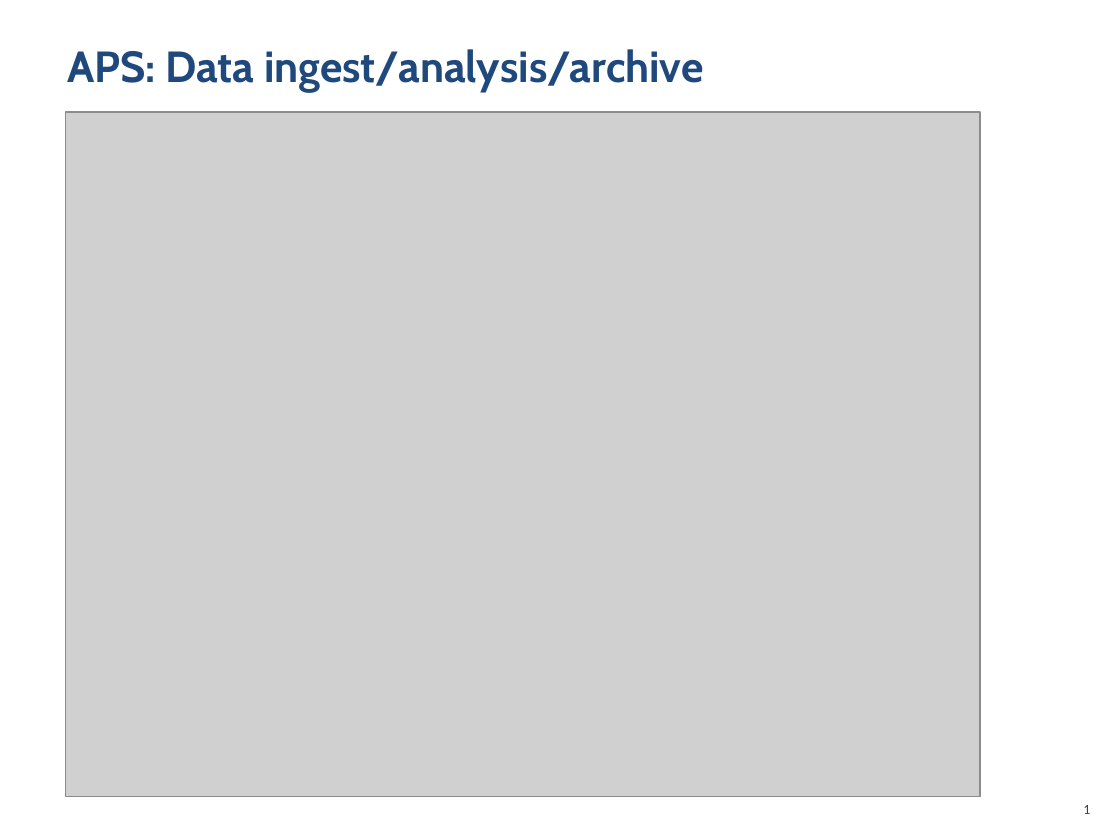
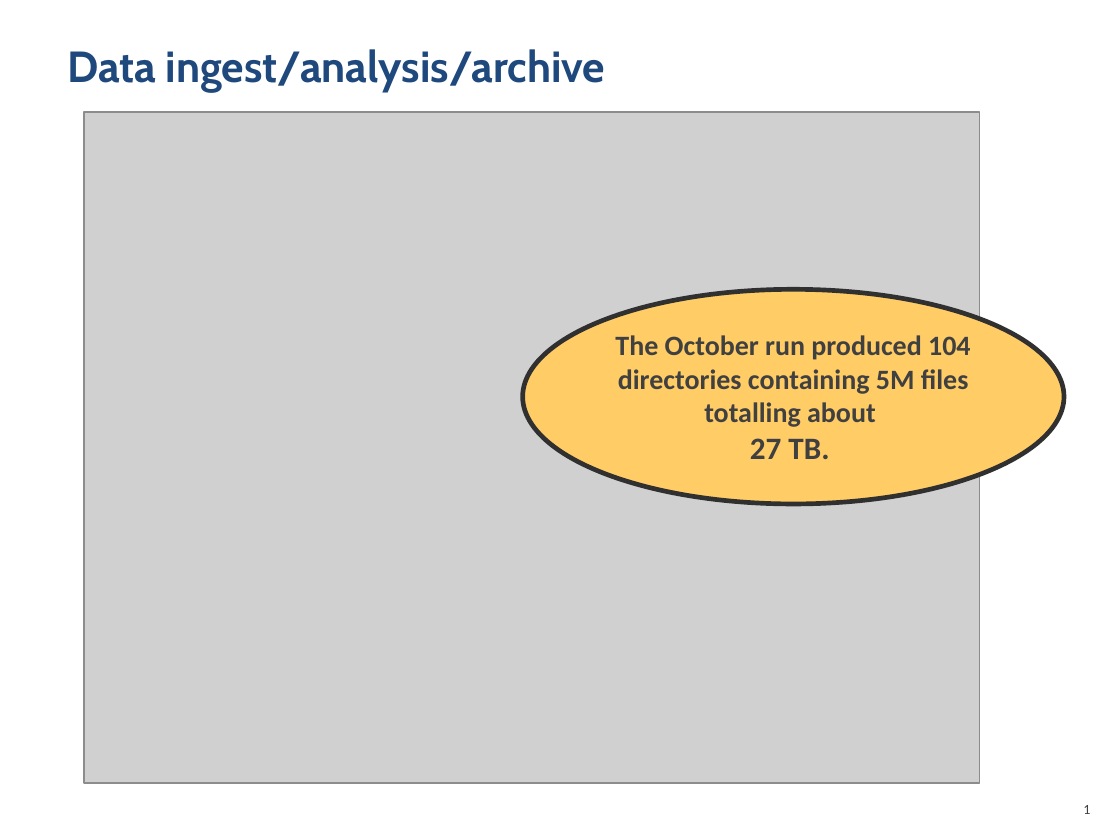
Before and after one commit to SwiftWorkflows/discovery-engines, a slide deck: slide 1 of presentations/wozniak-lbl.pptx. Drawn at 1120x840 pixels with LibreOffice and Linux fonts; fonts in the diff are those of the drawing; grey boxes stand for pictures; background and template pictures are left out. Boxes give left, top, right and bottom in pixels: in the first picture for what was removed or moved away, otherwise in the second. Text is boxed around its words. In the diff, an @@ line names an element or a change of style, - is before the commit and + after.

Commit message:
Minor update

```diff
--- a/presentations/wozniak-lbl.pptx
+++ b/presentations/wozniak-lbl.pptx
@@ title at (67,49,605,93): text changed @@
-APS: Data ingest/analysis/archive
+Data ingest/analysis/archive
@@ picture: place and size @@
-picture at (65,112,980,797)
+picture at (84,112,980,783)
@@ ellipse added at (523,289,1064,504), fill #FFCC66, outline #303030 3 pt, 18 pt, text #404040, bold @@
+The October run produced 104 directories containing 5M files totalling about
+27 TB.
```
